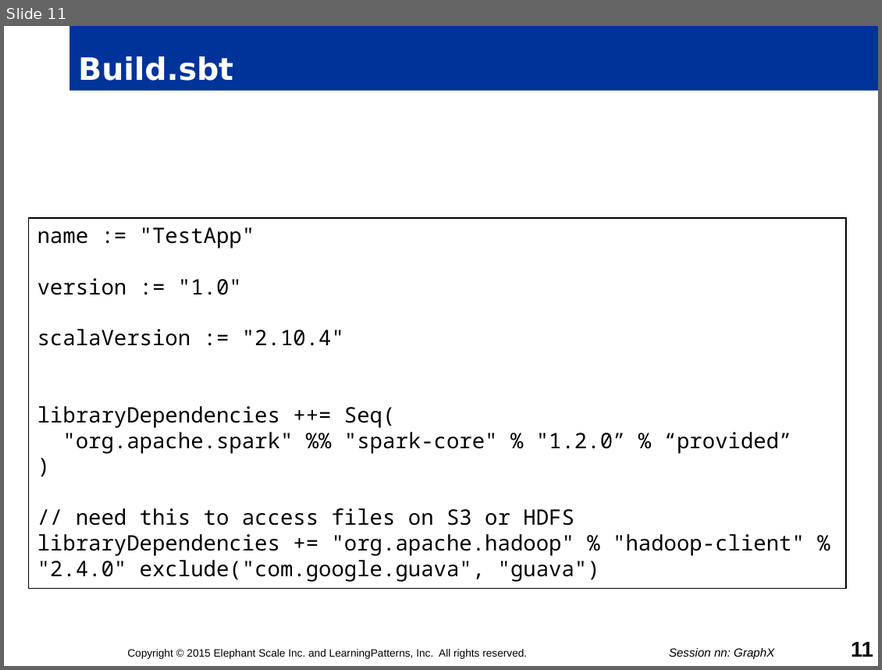
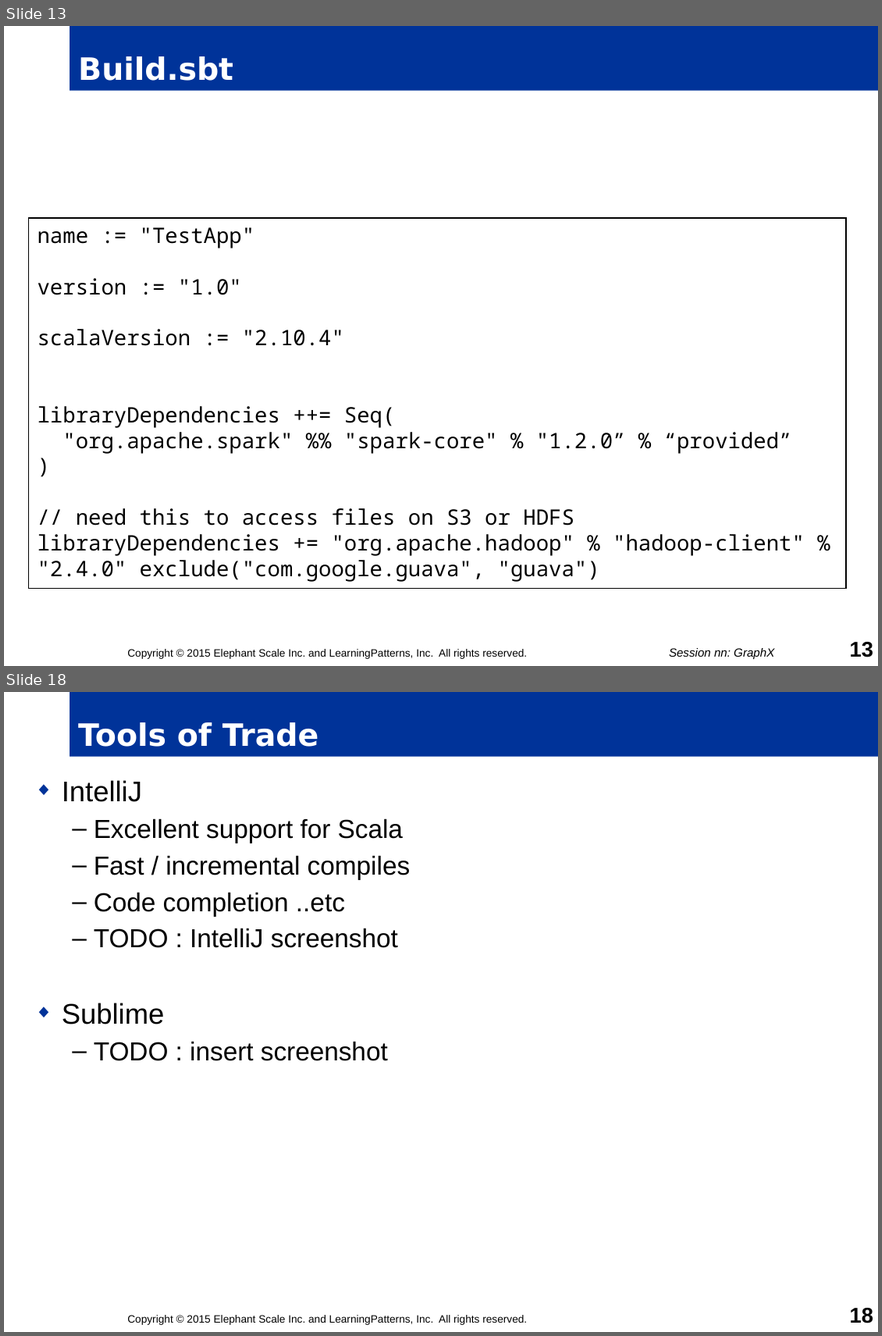
Before and after one commit to mattvinks/spark-labs, a slide deck: slides/05-Spark_API.pptm. Shown one above the other, each under a label of ours: slide 11 before the commit, slides 13 and 18 after it; the slides between them are not shown. The pictures are 882x670 and 882x1336 pixels, drawn with LibreOffice and Linux fonts; fonts in the diff are those of the drawing; background and template pictures are left out. Boxes give left, top, right and bottom in pixels: in the first picture for what was removed or moved away, otherwise in the second. Text is boxed around its words. In the diff, an @@ line names an element or a change of style, - is before the commit and + after.

```diff
--- a/slides/05-Spark_API.pptm
+++ b/slides/05-Spark_API.pptm
@@ slide 18 added at (x1=4, y1=692, x2=878, y2=1332), background #FFFFFF @@
@@ title added at (x1=70, y1=692, x2=878, y2=757), fill #003399, 26 pt, text #FFFFFF, bold @@
+Tools of Trade
@@ text added at (x1=62, y1=780, x2=410, y2=1061), 22 pt, text #000000 @@
+◆ IntelliJ
+  – Excellent support for Scala
+  – Fast / incremental compiles
+  – Code completion ..etc
+  – TODO : IntelliJ screenshot
+◆ Sublime
+  – TODO : insert screenshot
@@ text added at (x1=127, y1=1314, x2=527, y2=1325), 9 pt, text #000000 @@
+Copyright © 2015 Elephant Scale Inc. and LearningPatterns, Inc. All rights reserved.
@@ page number added at (x1=850, y1=1307, x2=873, y2=1323), 18 pt, text #000000, bold @@
+18
@@ what was slide 11 is now slide 13 @@
@@ page number at (x1=850, y1=641, x2=873, y2=657): text changed @@
-11
+13
```
Also in this commit, not shown: 5 slides changed, 17 other slides added, 1 other file.
